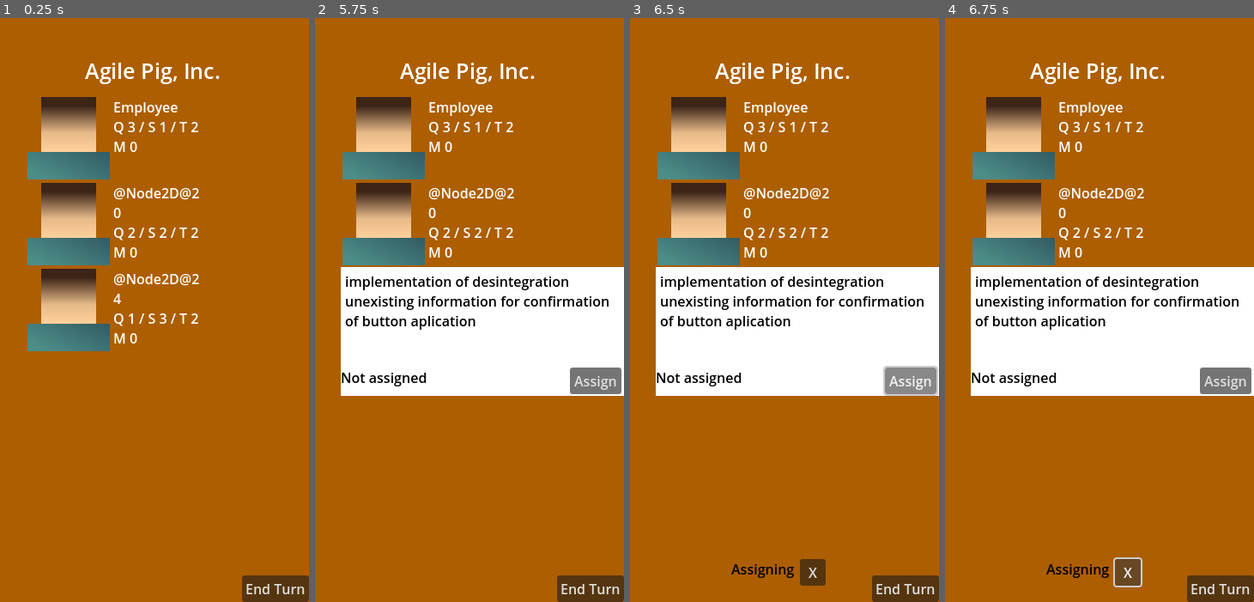
Above: before the commit, frames 1-4 (left to right).
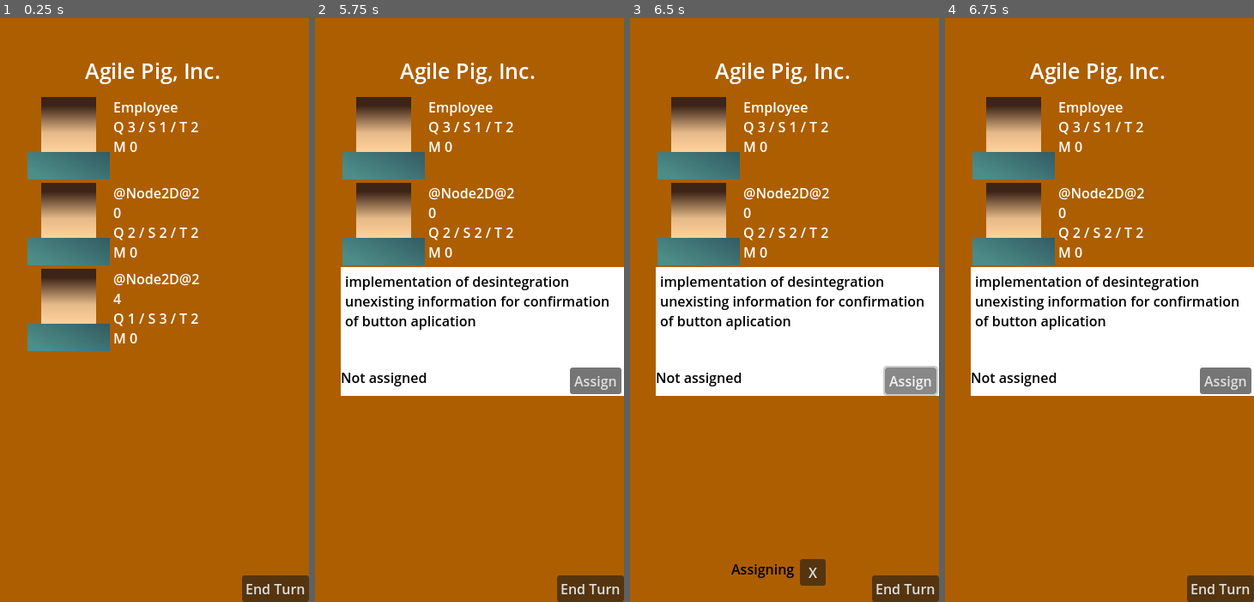
Above: after the commit, the same moments.

Repository: ltbk2023/pig
Game: Godot game, scene res://placeholders/game_placeholder.tscn
The game is run twice, just before and just after one commit, with the same random seed, the same clock (stepped at 60 frames per second) and the same inputs. This scene is started directly instead of the project's main scene.
Inputs (mouse positions are in pixels of both pictures, inside the frame that each line leads up to):
- Up to frame 1 (0.25 s): no input
- Up to frame 2 (5.75 s): click "End Turn" at 0.5 s; click "End Turn" at 1.25 s; click "End Turn" at 2 s; tap Enter at 2.75, 5 s; move the mouse to (537, 280) at 2.77 s; click (537, 280) at 2.92 s; tap Space at 3.5 s; move the mouse to (407, 339) at 3.52 s; click (407, 339) at 3.67 s; click "OK" at 4.25 s; move the mouse to (500, 181) at 5.02 s; click (500, 181) at 5.17 s
- Up to frame 3 (6.5 s): click "Assign" at 5.75 s
- Up to frame 4 (6.75 s): click "X" at 6.5 s

Frames 1-3 are identical in both runs. In frame 4, 0.7% of the frame differs, in the area x 32-64%, y 92-98%.

Commit message:
PIG-151: Cancel assigning task to employee

Diff:
--- a/PIG/game/game.gd
+++ b/PIG/game/game.gd
@@ -231,3 +231,18 @@
 	$Testing.visible = false
 	$SprintEnd.visible = false
 	$Backlog.visible = false
+
+# Deletes the hook from TaskToAssign if it exists.
+func cancel_task_to_assign():
+	if $Hooks/TaskToAssign.get_child_count() > 0:
+		$Hooks/TaskToAssign.get_child(0).queue_free()
+
+# Deletes the from EmployeeToAssign if it exists.
+func cancel_employee_to_assign():
+	if $Hooks/EmployeeToAssign.get_child_count() > 0:
+		$Hooks/EmployeeToAssign.get_child(0).queue_free()
+
+func _on_cancel_assigning_button_up():
+	cancel_task_to_assign()
+	cancel_employee_to_assign()
+	$CanvasLayer/AssigningStatusView.visible = false
--- a/PIG/game/game.tscn
+++ b/PIG/game/game.tscn
@@ -44,13 +44,12 @@
 bbcode_enabled = true
 text = "[color=black]Assigning[/color]"
 
-[node name="Button" type="Button" parent="CanvasLayer/AssigningStatusView"]
+[node name="CancelAssigning" type="Button" parent="CanvasLayer/AssigningStatusView"]
 layout_mode = 0
 offset_left = 80.0
 offset_right = 110.0
 offset_bottom = 31.0
-text = "X
-"
+text = "X"
 
 [node name="Backlog" parent="." instance=ExtResource("2_1vjop")]
 visible = false
@@ -70,6 +69,7 @@
 [node name="EmployeeToAssign" type="Node" parent="Hooks"]
 
 [connection signal="button_up" from="CanvasLayer/EndTurnButton" to="." method="_on_end_turn_button_button_up"]
+[connection signal="button_up" from="CanvasLayer/AssigningStatusView/CancelAssigning" to="." method="_on_cancel_assigning_button_up"]
 [connection signal="assign" from="Backlog" to="." method="_on_backlog_assign"]
 [connection signal="assign" from="Office" to="." method="_on_office_assign"]
 [connection signal="completed" from="Office" to="." method="_on_office_completed"]
